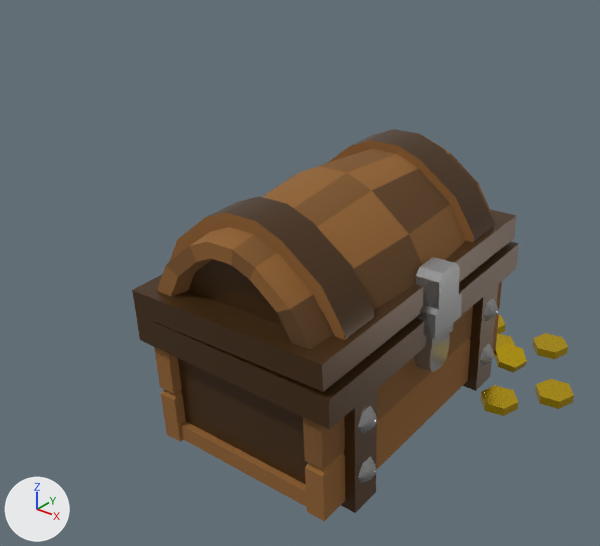
Before and after pictures for a commit that changed the glTF model static/models/tresureChest.glb.
Both versions are drawn from a 50 mm camera at (-11.98, -16.14, -49.65) aimed at (-18.36, -8.16, -54.6). The lights are fixed; the arrows at lower left show +X, +Y and +Z.

In view in the first picture: 'chestBottom', 'chestTop'.
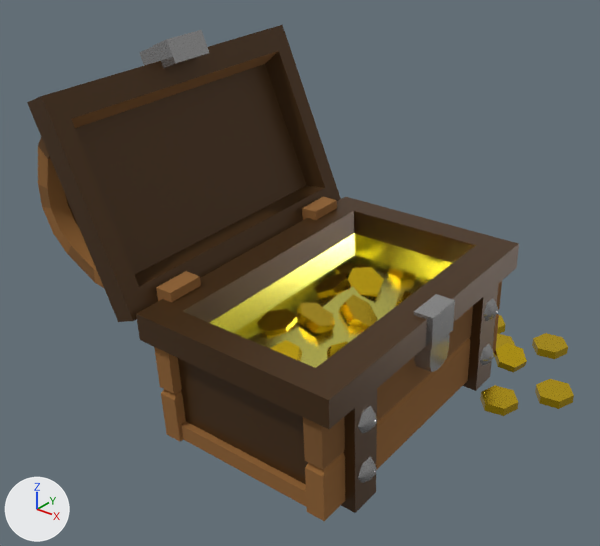
Where the change shows, as pixel boxes (x1, y1, x2, y2) in the pictures (600 x 546 px):
'chestTop', turned
    before: (132, 129, 516, 392)
    after: (27, 25, 341, 322)

What the commit changed:
Object 'chestTop' (ob_chesttop) turns from (0, 0, 1.4) to (0, 0, 112) degrees about x, y and z.
